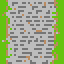
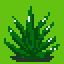
The second (64, 64) image is a revision of the first. Changes to its layers:
added layer "Bush" above "Building 4" over [2, 0, 60, 64]
